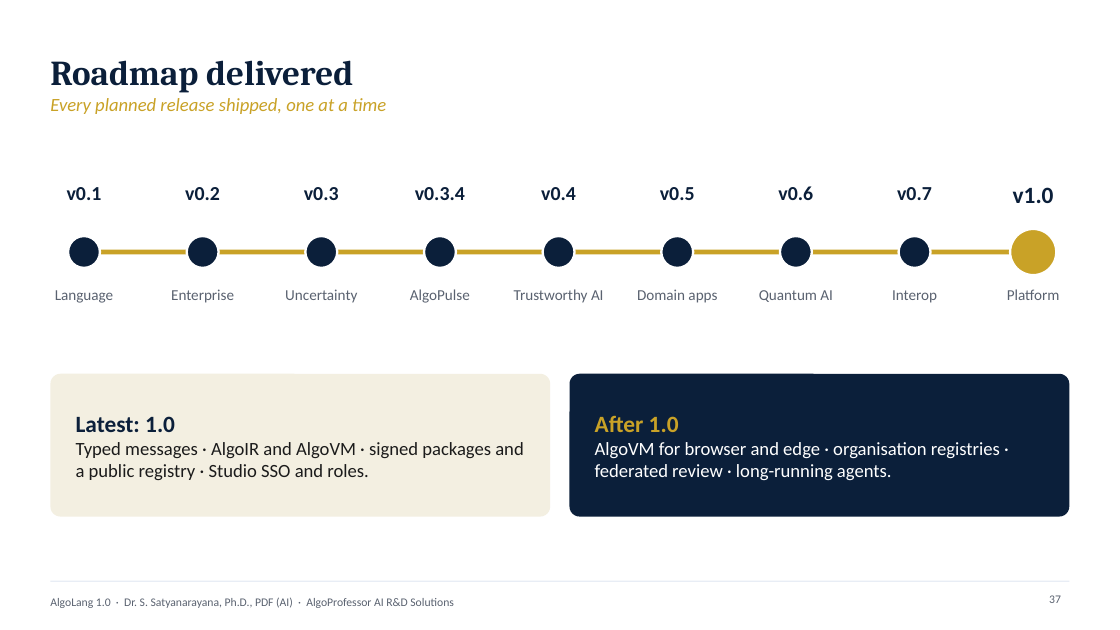
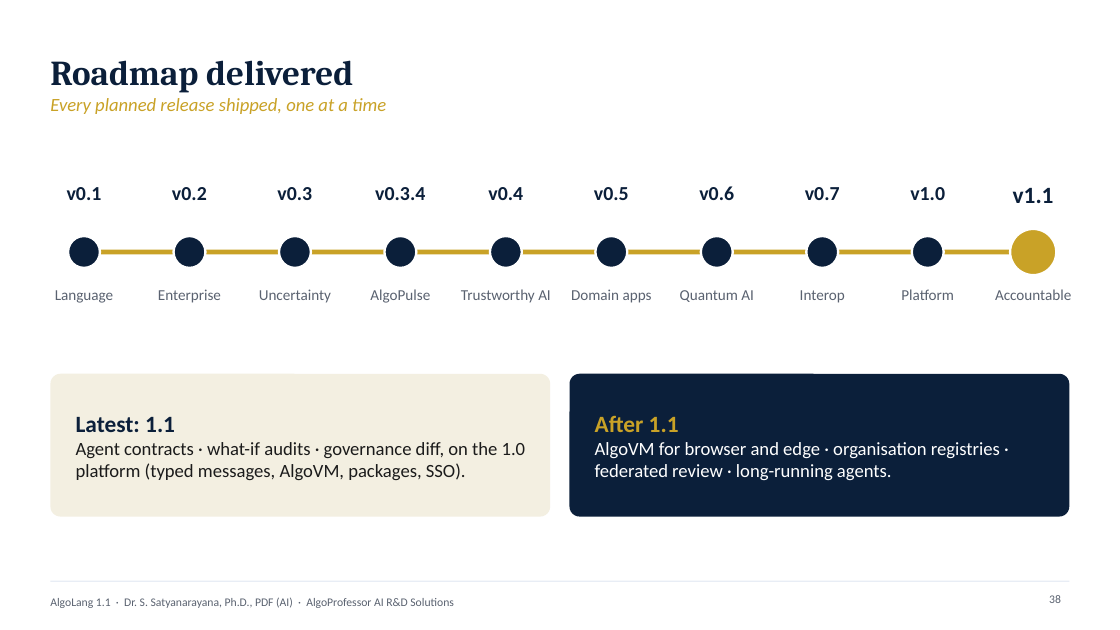
Before and after one commit to drssnaiml1-cell/algolang, a slide deck: slide 38 of docs/presentation/AlgoLang_Presentation.pptx (slide 37 before the commit). Drawn at 1120x630 pixels with LibreOffice and Linux fonts; fonts in the diff are those of the drawing. Boxes give left, top, right and bottom in pixels: in the first picture for what was removed or moved away, otherwise in the second. Text is boxed around its words. In the diff, an @@ line names an element or a change of style, - is before the commit and + after.

```diff
--- a/docs/presentation/AlgoLang_Presentation.pptx
+++ b/docs/presentation/AlgoLang_Presentation.pptx
@@ text "v0.4": place and size @@
-text "v0.4" at [541,187,576,200]
+text "v0.4" at [488,187,523,200]
@@ text "v0.5": place and size @@
-text "v0.5" at [660,187,695,200]
+text "v0.5" at [594,187,629,200]
@@ text "v0.6": place and size @@
-text "v0.6" at [778,186,813,200]
+text "v0.6" at [699,186,734,200]
@@ text "v0.7": place and size @@
-text "v0.7" at [897,187,932,200]
+text "v0.7" at [805,187,840,200]
@@ text "v1.0": place and size @@
-text "v1.0" at [1013,187,1054,203]
+text "v1.0" at [910,187,945,200]
@@ text "v1.0" at [910,187,945,200]: size 20 to 17 pt @@
@@ text added at [1013,188,1054,203], 20 pt, text #0B1F3A, bold @@
+v1.1
@@ 2 texts, 1 ellipse: place and size @@
-2 texts, 1 ellipse at [171,187,234,303]
+2 texts, 1 ellipse at [158,187,221,303]
@@ 2 texts, 1 ellipse: place and size @@
-2 texts, 1 ellipse at [285,187,357,303]
+2 texts, 1 ellipse at [259,187,331,303]
@@ 2 texts, 1 ellipse: place and size @@
-2 texts, 1 ellipse at [410,187,470,303]
+2 texts, 1 ellipse at [370,187,430,303]
@@ ellipse added at [490,236,522,268], fill #0B1F3A, outline #FFFFFF 2 pt @@
@@ ellipse: place and size @@
-ellipse at [543,236,575,268]
+ellipse at [596,236,628,268]
@@ ellipse: place and size @@
-ellipse at [661,236,693,268]
+ellipse at [701,236,733,268]
@@ ellipse: place and size @@
-ellipse at [781,236,812,268]
+ellipse at [807,236,839,268]
@@ ellipse: place and size @@
-ellipse at [899,236,931,268]
+ellipse at [912,236,944,268]
@@ text "Trustworthy AI": place and size @@
-text "Trustworthy AI" at [514,289,604,303]
+text "Trustworthy AI" at [461,289,551,303]
@@ text "Domain apps": place and size @@
-text "Domain apps" at [637,289,717,303]
+text "Domain apps" at [571,289,652,303]
@@ text "Quantum AI": place and size @@
-text "Quantum AI" at [759,290,833,302]
+text "Quantum AI" at [680,290,754,302]
@@ text "Interop": place and size @@
-text "Interop" at [892,290,937,303]
+text "Interop" at [800,290,845,303]
@@ text "Platform": place and size @@
-text "Platform" at [1007,289,1060,300]
+text "Platform" at [901,289,954,300]
@@ text added at [995,289,1071,300], 13 pt, text #5A6270 @@
+Accountable
@@ text at [76,417,526,480]: text changed @@
-Latest: 1.0
-Typed messages · AlgoIR and AlgoVM · signed packages and a public registry · Studio SSO and roles.
+Latest: 1.1
+Agent contracts · what-if audits · governance diff, on the 1.0 platform (typed messages, AlgoVM, packages, SSO).
@@ text at [595,416,679,432]: text changed @@
-After 1.0
+After 1.1
@@ text at [50,597,454,608]: text changed @@
-AlgoLang 1.0 · Dr. S. Satyanarayana, Ph.D., PDF (AI) · AlgoProfessor AI R&D Solutions
+AlgoLang 1.1 · Dr. S. Satyanarayana, Ph.D., PDF (AI) · AlgoProfessor AI R&D Solutions
@@ page number at [1049,595,1061,603]: text changed @@
-37
+38
```
Also in this commit, not shown: 33 other slides changed, 1 slide added, 31 other files.
